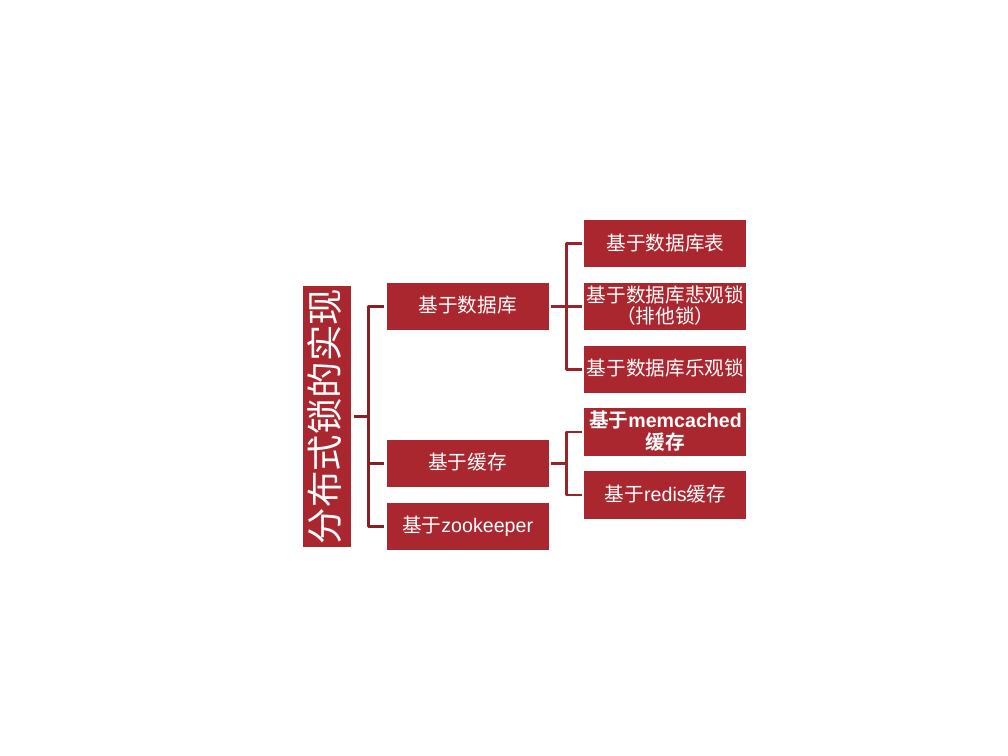
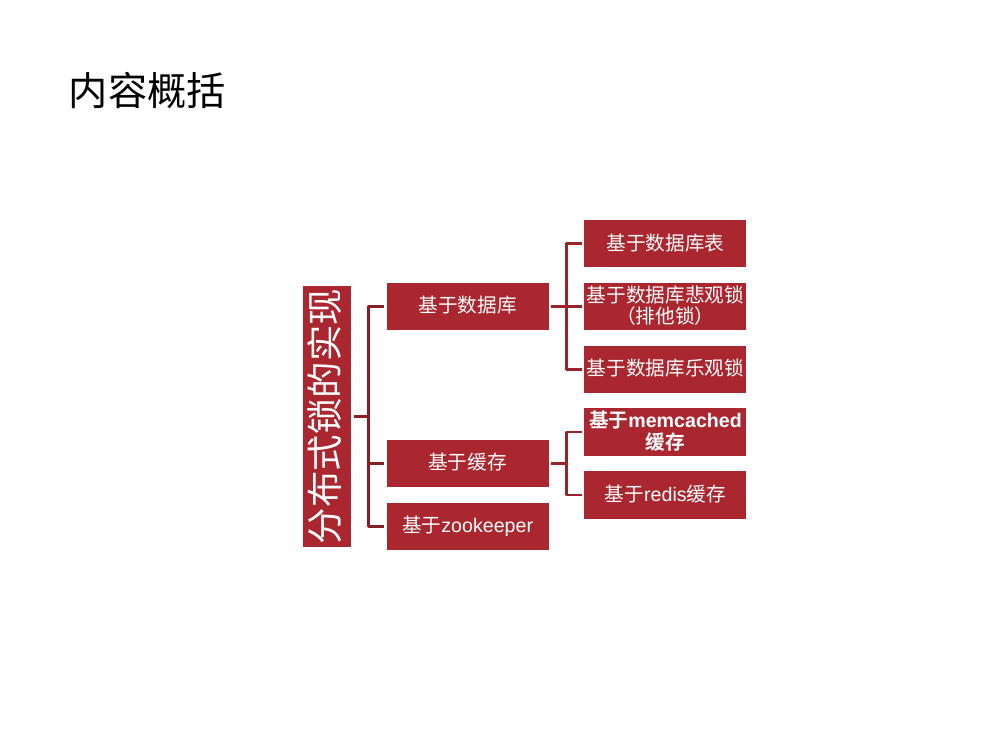
Before and after one commit to charlesmao/document, a slide deck: slide 3 of 分布式锁的三种实现方式-20180419.pptx (slide 2 before the commit). Drawn at 1008x756 pixels with LibreOffice and Linux fonts; fonts in the diff are those of the drawing; background and template pictures are left out. Boxes give left, top, right and bottom in pixels: in the first picture for what was removed or moved away, otherwise in the second. Text is boxed around its words. In the diff, an @@ line names an element or a change of style, - is before the commit and + after.

```diff
--- a/分布式锁的三种实现方式-20180419.pptx
+++ b/分布式锁的三种实现方式-20180419.pptx
@@ title added at <box>69,72,226,109</box>, 28 pt, text #000000 @@
+内容概括
```
Also in this commit, not shown: 11 other slides changed, 9 slides added, 10 slides removed.
